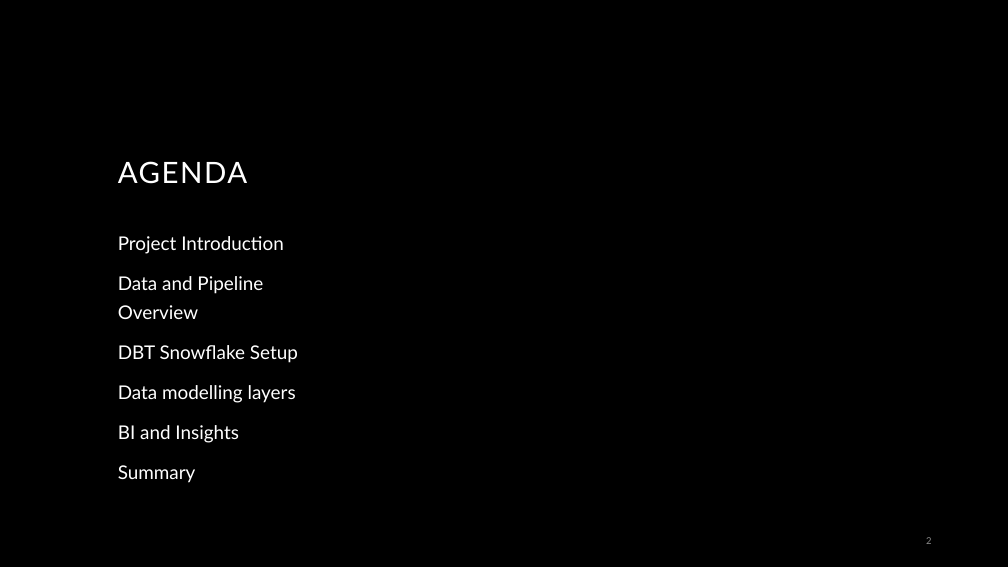
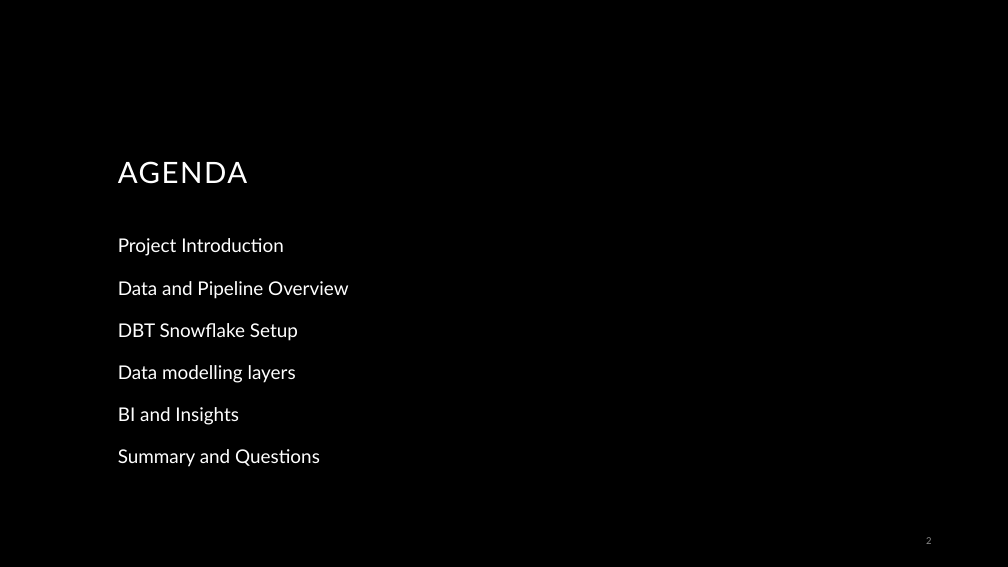
Before and after one commit to filipblaafjell/leap-case, a slide deck: slide 2 of Presentation.pptx. Drawn at 1008x567 pixels with LibreOffice and Linux fonts; fonts in the diff are those of the drawing; background and template pictures are left out. Boxes give left, top, right and bottom in pixels: in the first picture for what was removed or moved away, otherwise in the second. Text is boxed around its words. In the diff, an @@ line names an element or a change of style, - is before the commit and + after.

Commit message:
Large rebuild of model strcuture and logic

```diff
--- a/Presentation.pptx
+++ b/Presentation.pptx
@@ text at <box>118,238,348,425</box>: line spacing 1.3 to 1.4 @@
@@ text at <box>118,449,320,467</box>: text changed @@
-Summary
+Summary and Questions
```
Also in this commit, not shown: 2 other slides changed, 3 slides added, 5 slides removed, 33 other files.
